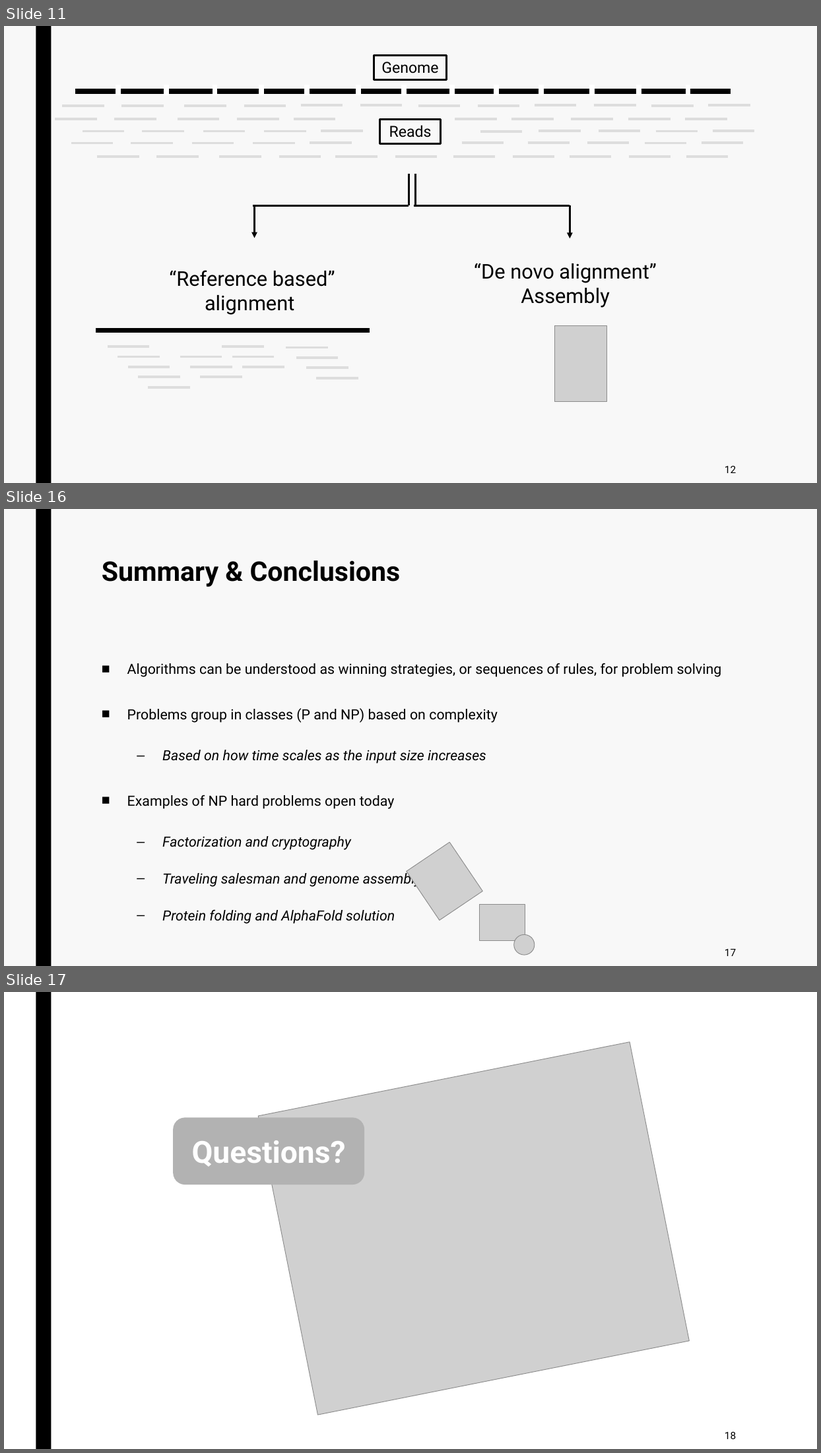
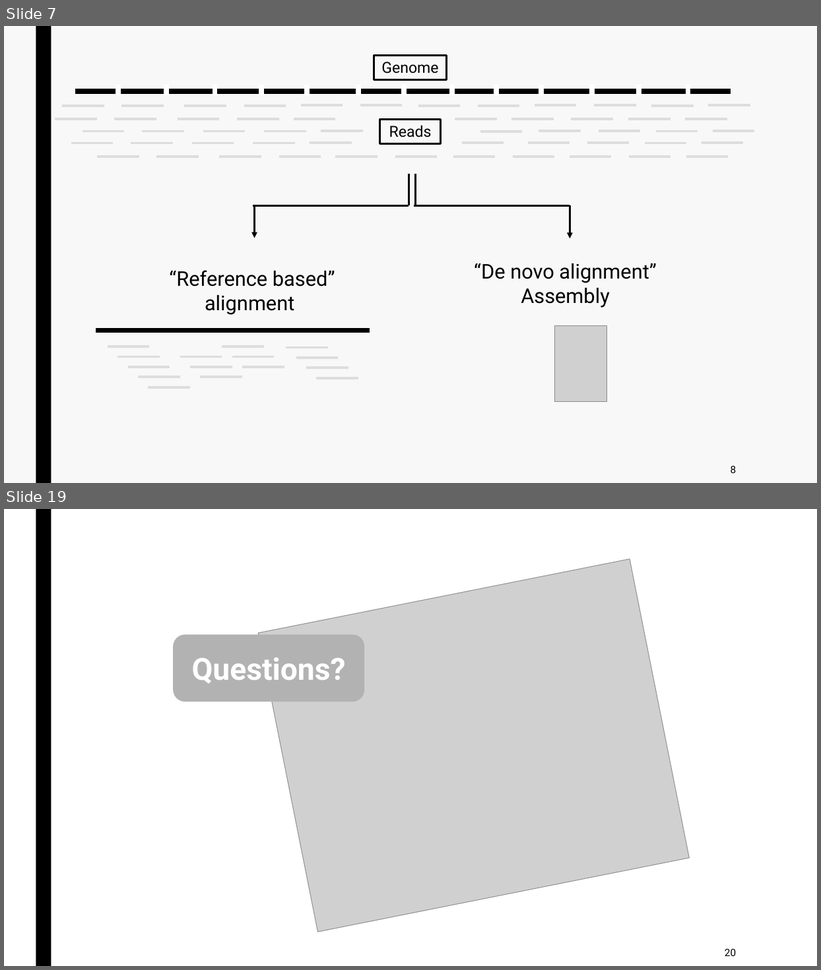
Before and after one commit to jurtasun/presentations, a slide deck: 202306_CRG_Postdoc/230623_GRG_Postdoc.ppt. Shown one above the other, each under a label of ours: slides 11, 16 and 17 before the commit, slides 7 and 19 after it; the slides between them are not shown. The pictures are 821x1453 and 821x970 pixels, drawn with LibreOffice and Linux fonts; fonts in the diff are those of the drawing; grey boxes stand for pictures. Boxes give left, top, right and bottom in pixels: in the first picture for what was removed or moved away, otherwise in the second. Text is boxed around its words. In the diff, an @@ line names an element or a change of style, - is before the commit and + after.

```diff
--- a/202306_CRG_Postdoc/230623_GRG_Postdoc.ppt
+++ b/202306_CRG_Postdoc/230623_GRG_Postdoc.ppt
@@ slide 16 removed at (4,509,817,966), background #F8F8F8; not listed: 1 template element that a slide beside it also shows @@
@@ title removed at (102,560,401,587) @@
-Summary & Conclusions
@@ text removed at (127,663,722,924) @@
-■ Algorithms can be understood as winning strategies, or sequences of rules, for problem solving
-■ Problems group in classes (P and NP) based on complexity
-  – Based on how time scales as the input size increases
-■ Examples of NP hard problems open today
-  – Factorization and cryptography
-  – Traveling salesman and genome assembly
-  – Protein folding and AlphaFold solution
@@ picture removed at (407,842,482,920) @@
@@ picture removed at (480,905,525,941) @@
@@ picture removed at (514,935,535,955) @@
@@ page number removed at (725,949,736,956) @@
-17
@@ what was slide 11 is now slide 7 @@
@@ page number at (731,466,737,473): text changed @@
-12
+8
@@ what was slide 17 is now slide 19 @@
@@ page number at (725,949,736,956): text changed @@
-18
+20
```
Also in this commit, not shown: 3 slides changed, 13 slides added, 12 other slides removed, 3 other files.
